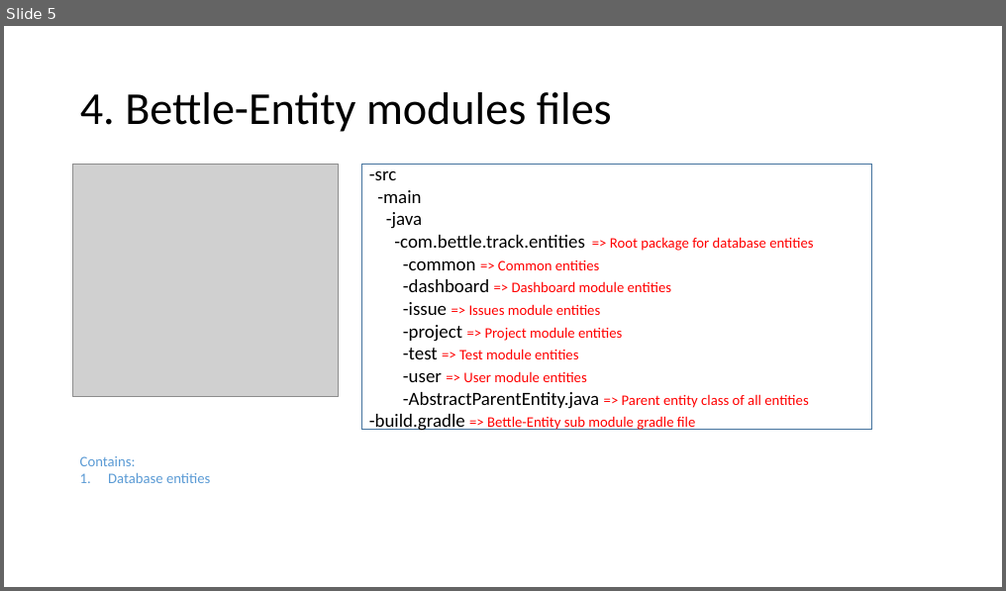
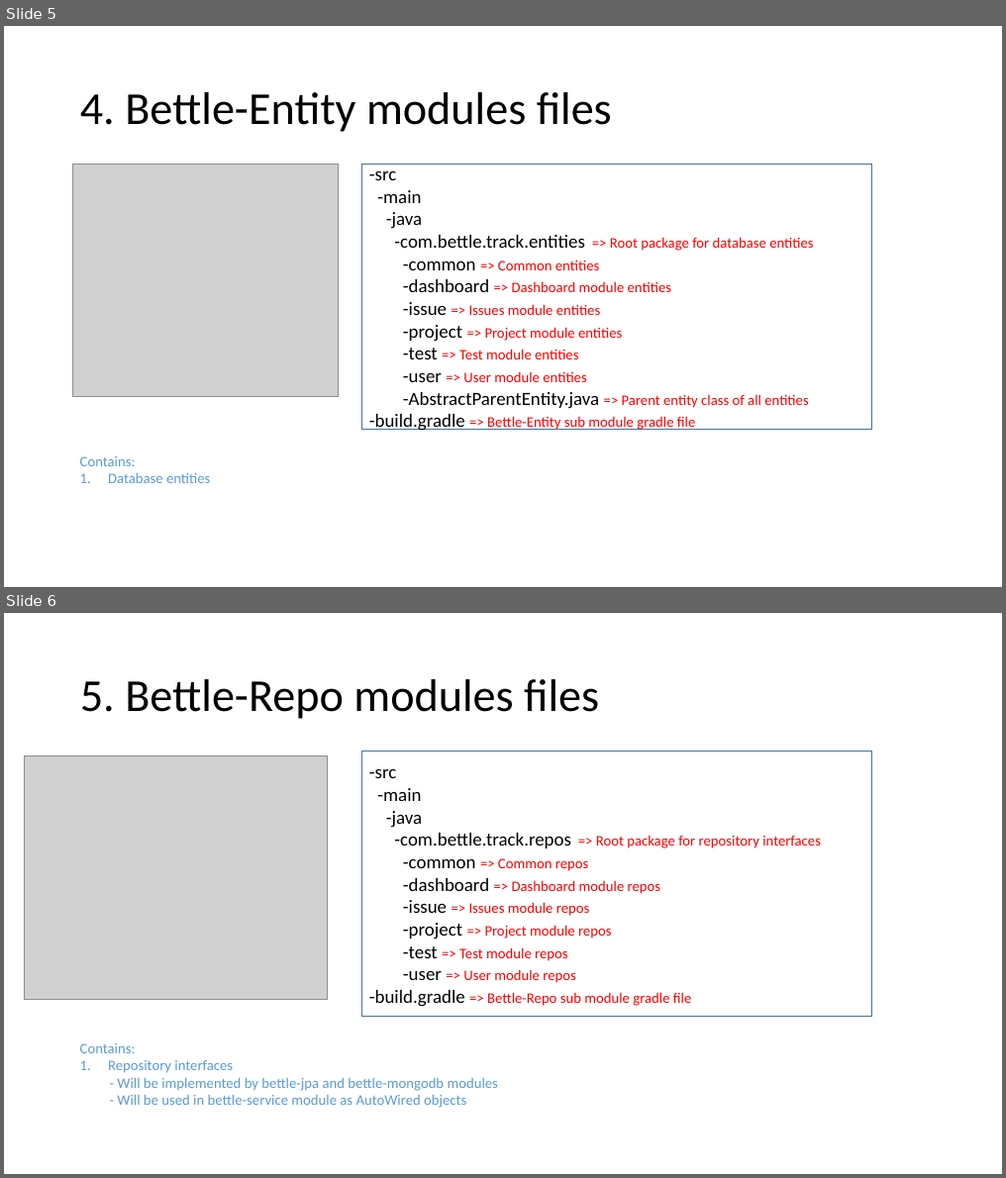
Before and after one commit to yugandhargangu/Bettle-Track, a slide deck: documents/05_Application_structure.pptx. Shown one above the other, each under a label of ours: slide 5 before the commit, slides 5 and 6 after it. The pictures are 1006x591 and 1006x1178 pixels, drawn with LibreOffice and Linux fonts; fonts in the diff are those of the drawing; grey boxes stand for pictures. Boxes give left, top, right and bottom in pixels: in the first picture for what was removed or moved away, otherwise in the second. Text is boxed around its words. In the diff, an @@ line names an element or a change of style, - is before the commit and + after.

Commit message:
Added two modules
1. bettle-repo module
   - Contains all repository interfaces
2. bettle-service module
   - COntains all service classes

```diff
--- a/documents/05_Application_structure.pptx
+++ b/documents/05_Application_structure.pptx
@@ slide 6 added at (4, 613, 1002, 1174), background #FFFFFF @@
@@ title added at (80, 679, 599, 719), 44 pt, text #000000 @@
+5. Bettle-Repo modules files
@@ picture added at (24, 756, 328, 999) @@
@@ rectangle added at (361, 752, 871, 1017), outline #43739E 1 pt, 14 pt, text #FF0000 @@
+-src
+-main
+-java
+-com.bettle.track.repos => Root package for repository interfaces
+-common => Common repos
+-dashboard => Dashboard module repos
+-issue => Issues module repos
+-project => Project module repos
+-test => Test module repos
+-user => User module repos
+-build.gradle => Bettle-Repo sub module gradle file
@@ text added at (80, 1044, 498, 1108), 14 pt, text #5B9BD5 @@
+Contains:
+1. Repository interfaces
+- Will be implemented by bettle-jpa and bettle-mongodb modules
+- Will be used in bettle-service module as AutoWired objects
```
Also in this commit, not shown: 4 slides changed, 1 other slide added, 29 other files.
